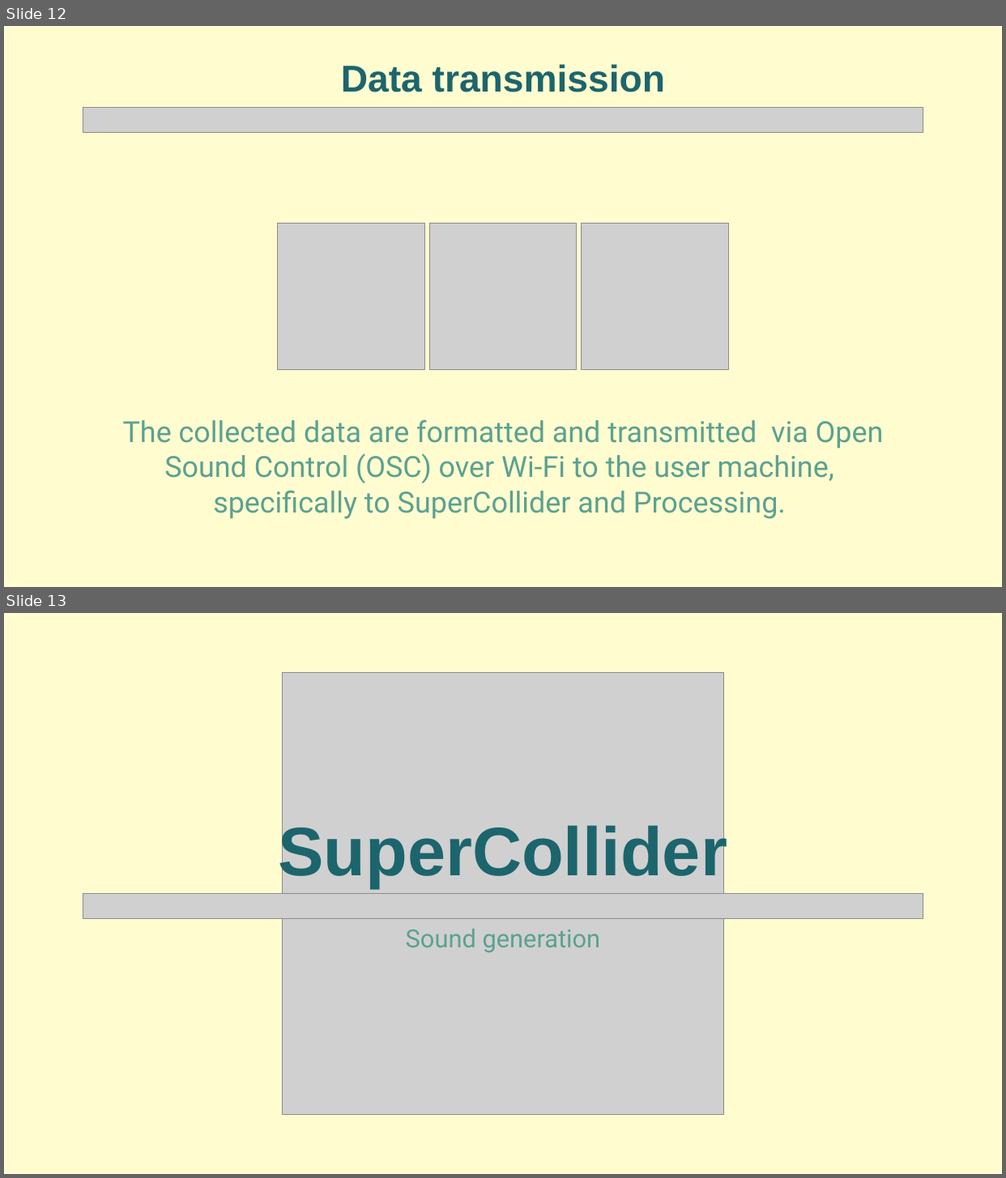
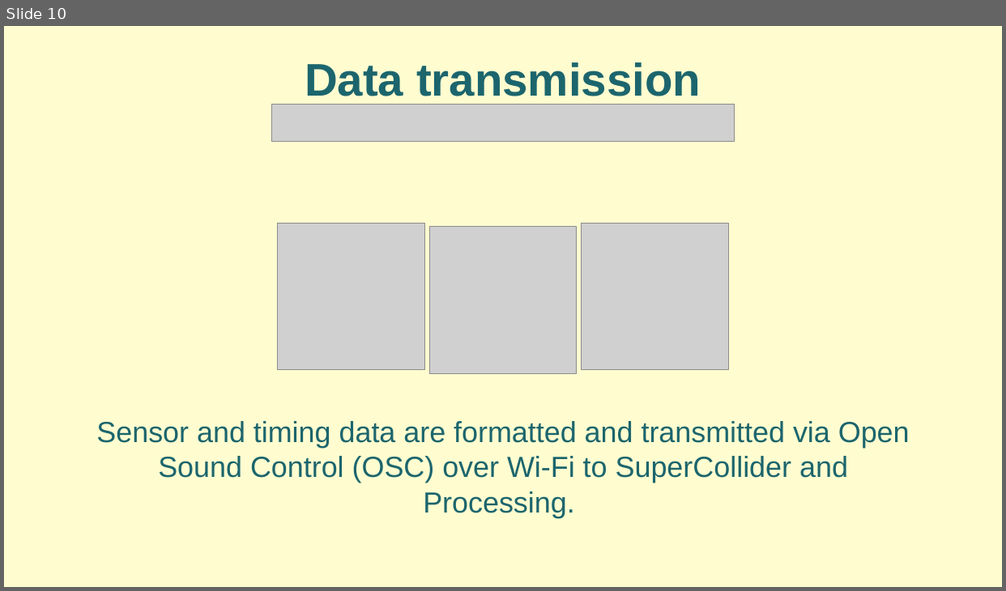
Before and after one commit to Ciorpy/G.A.I.A.-CMLS-2025, a slide deck: GAIA.pptx. Shown one above the other, each under a label of ours: slides 12 and 13 before the commit, slide 10 after it. The pictures are 1006x1178 and 1006x591 pixels, drawn with LibreOffice and Linux fonts; fonts in the diff are those of the drawing; grey boxes stand for pictures. Boxes give left, top, right and bottom in pixels: in the first picture for what was removed or moved away, otherwise in the second. Text is boxed around its words. In the diff, an @@ line names an element or a change of style, - is before the commit and + after.

```diff
--- a/GAIA.pptx
+++ b/GAIA.pptx
@@ slide 13 removed at [4, 613, 1002, 1174], background #FFFDD0 @@
@@ picture removed at [282, 673, 724, 1115] @@
@@ text removed at [278, 821, 727, 888] @@
-SuperCollider
@@ picture removed at [83, 894, 923, 919] @@
@@ text removed at [406, 929, 601, 953] @@
-Sound generation
@@ what was slide 12 is now slide 10 @@
@@ slide 10 changed as well @@
@@ text "Data transmission" at [305, 62, 701, 96]: size 36 to 44 pt @@
@@ picture removed at [83, 107, 923, 132] @@
@@ picture added at [271, 104, 734, 141] @@
@@ picture: place and size @@
-picture at [429, 223, 577, 370]
+picture at [429, 227, 577, 374]
@@ text at [96, 421, 910, 518]: text changed; font Roboto to Arial; text colour #5BA191 to #1C656D @@
-The collected data are formatted and transmitted via Open Sound Control (OSC) over Wi-Fi to the user machine,
-specifically to SuperCollider and Processing.
+Sensor and timing data are formatted and transmitted via Open Sound Control (OSC) over Wi-Fi to SuperCollider and Processing.
```
Also in this commit, not shown: 27 other slides changed, 2 slides added, 4 other slides removed, 5 other files.
